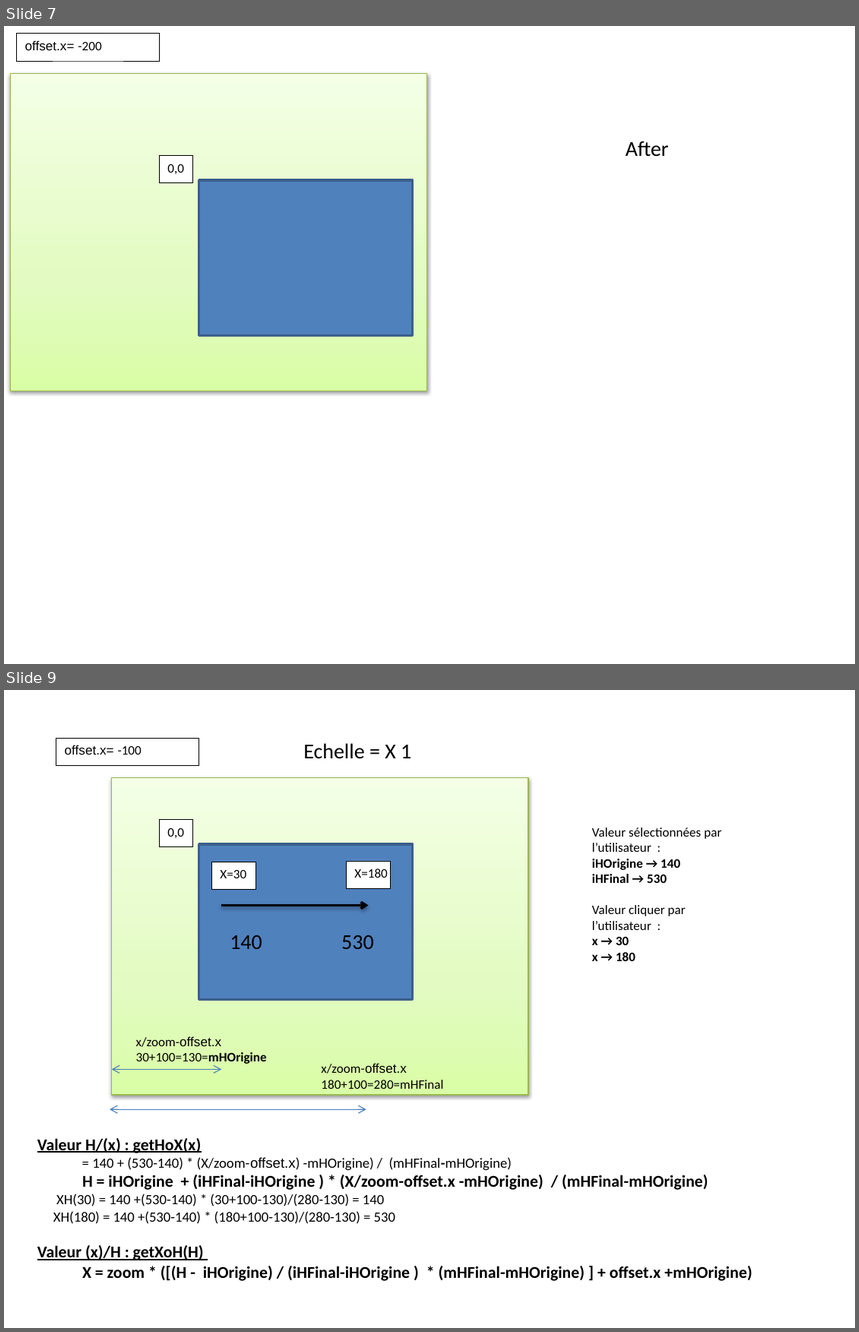
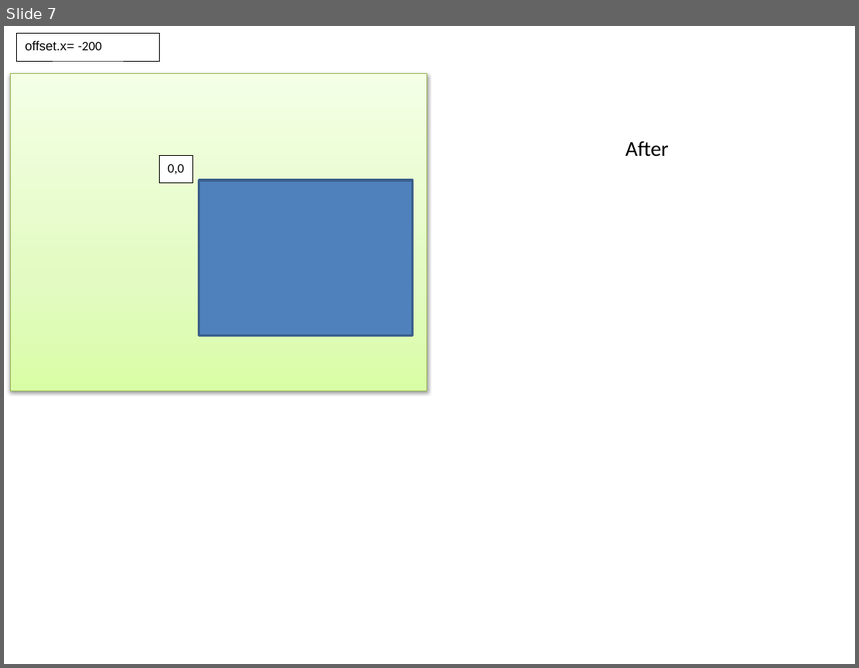
Before and after one commit to ckl67/PAC-Tool, a slide deck: prog_help/pac-tool help draw.pptx. Shown one above the other, each under a label of ours: slides 7 and 9 before the commit, slide 7 after it; the slides between them are not shown. The pictures are 859x1332 and 859x668 pixels, drawn with LibreOffice and Linux fonts; fonts in the diff are those of the drawing. Boxes give left, top, right and bottom in pixels: in the first picture for what was removed or moved away, otherwise in the second. Text is boxed around its words. In the diff, an @@ line names an element or a change of style, - is before the commit and + after.

```diff
--- a/prog_help/pac-tool help draw.pptx
+++ b/prog_help/pac-tool help draw.pptx
@@ slide 9 removed at bbox=[4, 690, 855, 1328], background #FFFFFF @@
@@ rectangle removed at bbox=[56, 739, 199, 766] @@
-offset.x= -100
@@ text removed at bbox=[303, 743, 411, 759] @@
-Echelle = X 1
@@ rectangle removed at bbox=[112, 777, 529, 1095] @@
@@ rectangle removed at bbox=[159, 819, 192, 847] @@
-0,0
@@ rectangle removed at bbox=[199, 844, 413, 999] @@
@@ text removed at bbox=[592, 828, 721, 961] @@
-Valeur sélectionnées par l’utilisateur :
-iHOrigine → 140
-iHFinal → 530
-Valeur cliquer par l’utilisateur :
-x → 30
-x → 180
@@ rectangle removed at bbox=[211, 862, 256, 889] @@
-X=30
@@ rectangle removed at bbox=[346, 861, 390, 888] @@
-X=180
@@ arrow removed from (222, 905) to (368, 905) @@
@@ text removed at bbox=[230, 935, 262, 949] @@
-140
@@ text removed at bbox=[341, 935, 374, 949] @@
-530
@@ text removed at bbox=[136, 1037, 267, 1064] @@
-x/zoom-offset.x
-30+100=130=mHOrigine
@@ double arrow removed from (112, 1070) to (222, 1070) @@
@@ text removed at bbox=[321, 1063, 443, 1089] @@
-x/zoom-offset.x
-180+100=280=mHFinal
@@ double arrow removed from (110, 1110) to (367, 1110) @@
@@ text removed at bbox=[37, 1138, 752, 1281] @@
-Valeur H/(x) : getHoX(x)
-= 140 + (530-140) * (X/zoom-offset.x) -mHOrigine) / (mHFinal-mHOrigine)
-H = iHOrigine + (iHFinal-iHOrigine ) * (X/zoom-offset.x -mHOrigine) / (mHFinal-mHOrigine)
-XH(30) = 140 +(530-140) * (30+100-130)/(280-130) = 140
-XH(180) = 140 +(530-140) * (180+100-130)/(280-130) = 530
-Valeur (x)/H : getXoH(H)
-X = zoom * ([(H - iHOrigine) / (iHFinal-iHOrigine ) * (mHFinal-mHOrigine) ] + offset.x +mHOrigine)
```
Also in this commit, not shown: 5 slides changed, 23 slides added, 10 other slides removed, 14 other files.
